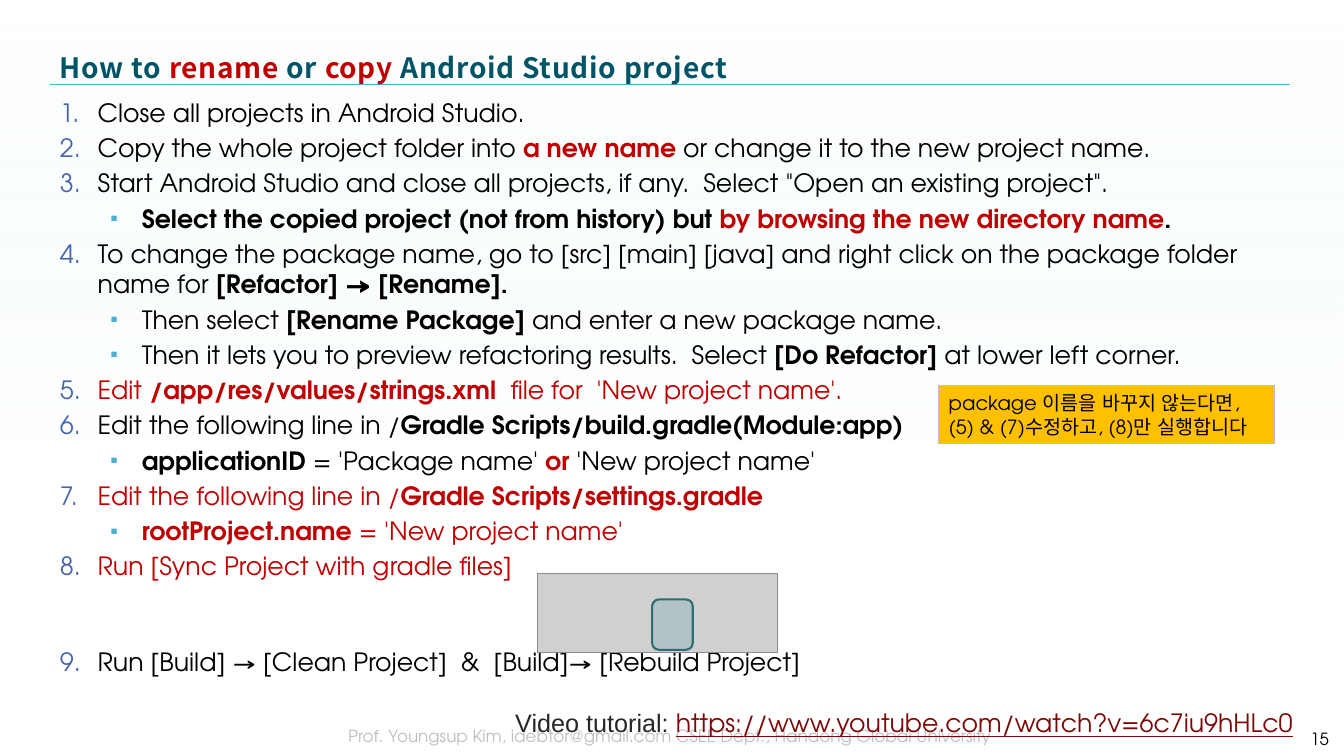
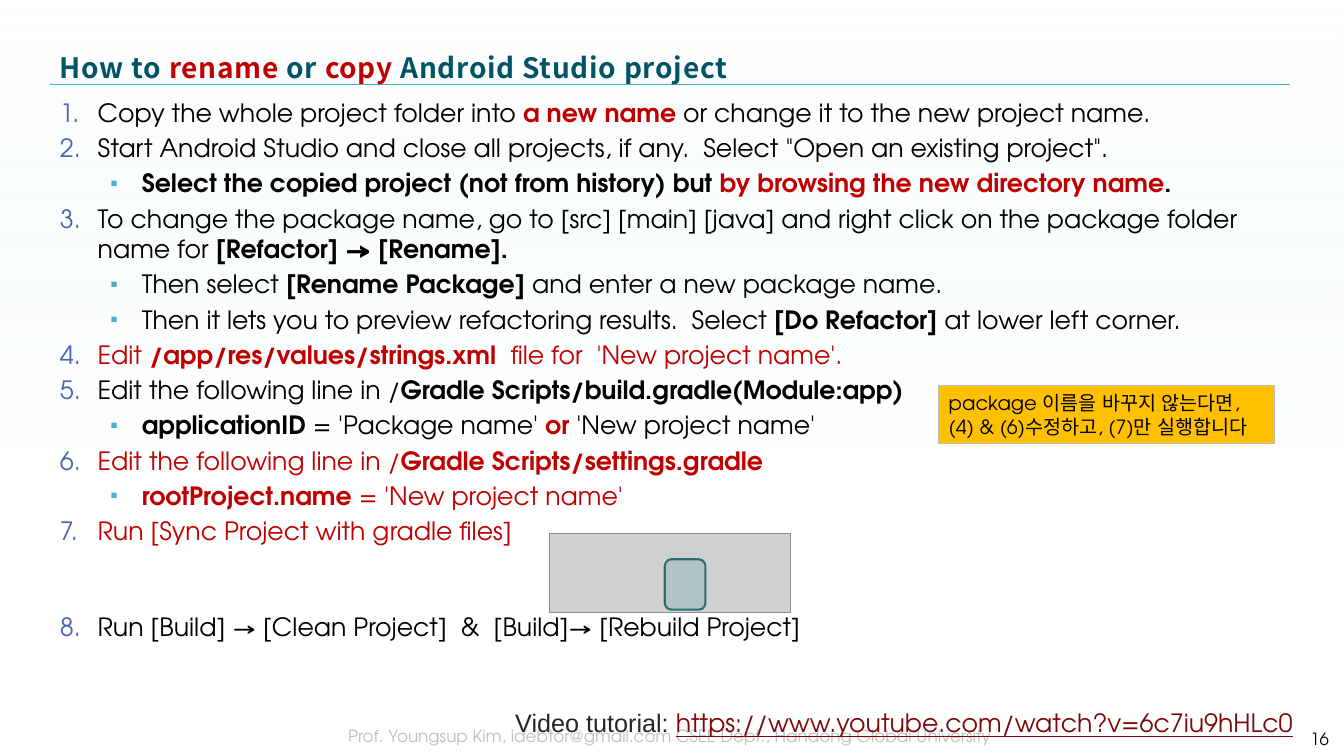
Before and after one commit to tae7841/HuStarAS, a slide deck: slide 16 of ppts/03Widget.pptx (slide 15 before the commit). Drawn at 1344x756 pixels with LibreOffice and Linux fonts; fonts in the diff are those of the drawing; grey boxes stand for pictures; background and template pictures are left out. Boxes give left, top, right and bottom in pixels: in the first picture for what was removed or moved away, otherwise in the second. Text is boxed around its words. In the diff, an @@ line names an element or a change of style, - is before the commit and + after.

```diff
--- a/ppts/03Widget.pptx
+++ b/ppts/03Widget.pptx
@@ text at <box>98,103,525,127</box>: paragraph removed @@
-1. Close all projects in Android Studio.
@@ text in rectangle at <box>949,393,1247,438</box>: text changed @@
-package 이름을 바꾸지 않는다면,
-(5) & (7)수정하고, (8)만 실행합니다
+package 이름을 바꾸지 않는다면,
+(4) & (6)수정하고, (7)만 실행합니다
@@ picture: place and size @@
-picture at <box>537,574,777,653</box>
+picture at <box>549,533,789,613</box>
@@ rounded rectangle: place and size @@
-rounded rectangle at <box>652,600,693,650</box>
+rounded rectangle at <box>665,560,706,610</box>
@@ page number at <box>1310,732,1329,745</box>: text changed @@
-15
+16
```
Also in this commit, not shown: 11 other slides changed, 7 slides added, 3 slides removed, 34 other files.
